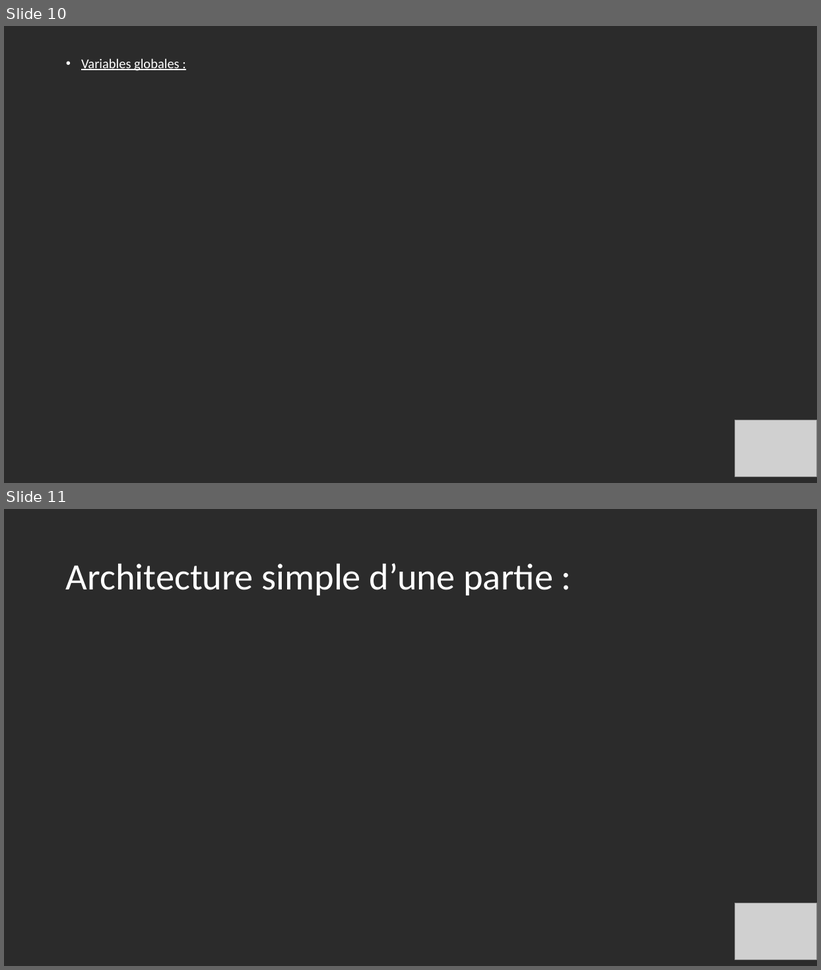
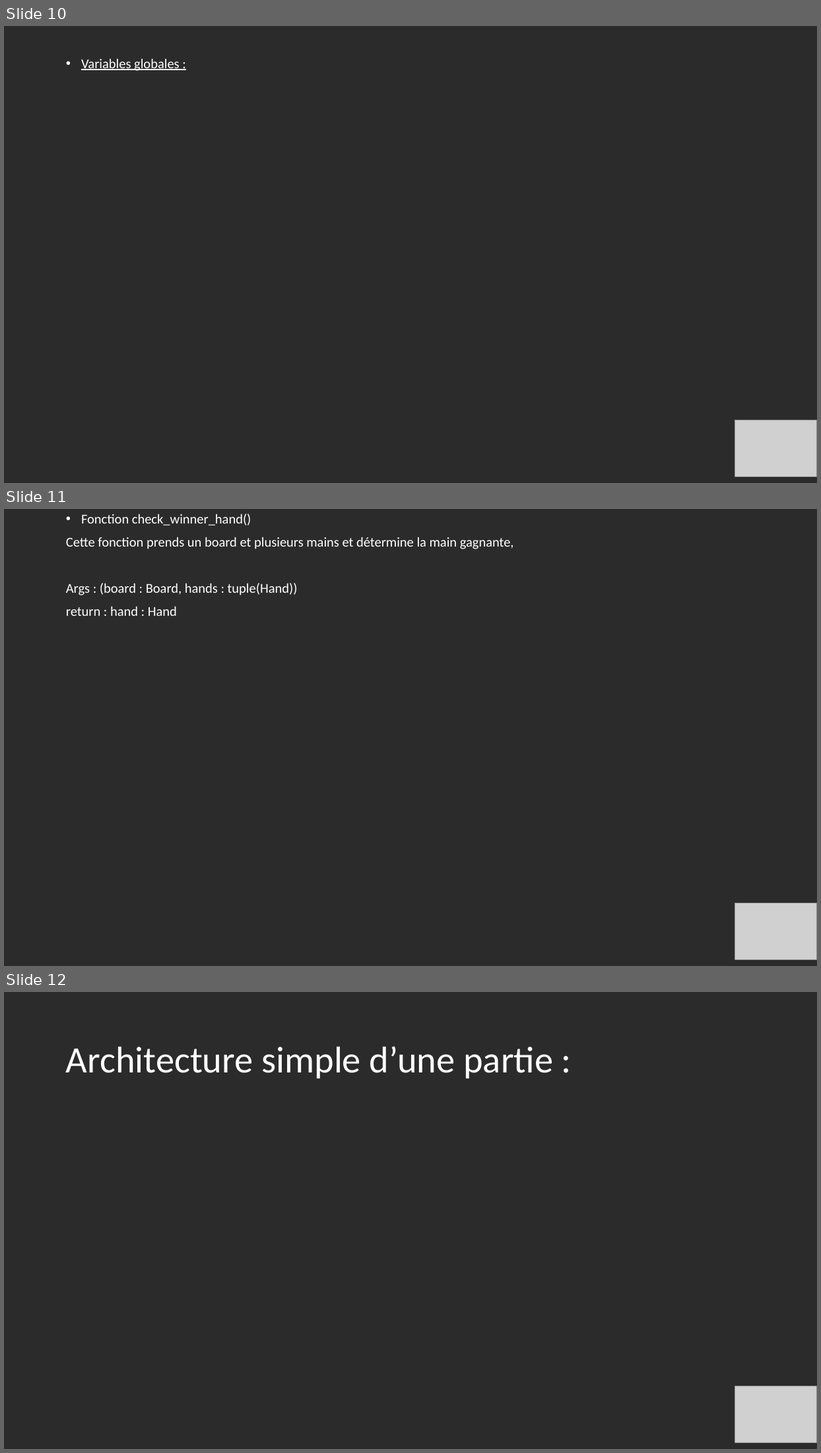
Before and after one commit to TooFuW/ProjetPoker, a slide deck: caractéristiques_techniques.pptx. Shown one above the other, each under a label of ours: slides 10 and 11 before the commit, slides 10, 11 and 12 after it. The pictures are 821x970 and 821x1453 pixels, drawn with LibreOffice and Linux fonts; fonts in the diff are those of the drawing; grey boxes stand for pictures; background and template pictures are left out; a plain dark background stands for a picture behind light text. Boxes give left, top, right and bottom in pixels: in the first picture for what was removed or moved away, otherwise in the second. Text is boxed around its words. In the diff, an @@ line names an element or a change of style, - is before the commit and + after.

```diff
--- a/caractéristiques_techniques.pptx
+++ b/caractéristiques_techniques.pptx
@@ slide 11 added at (x1=4, y1=509, x2=817, y2=966), background picture (left out) @@
@@ text added at (x1=66, y1=514, x2=514, y2=616), 16 pt, text #FFFFFF @@
+• Fonction check_winner_hand()
+Cette fonction prends un board et plusieurs mains et détermine la main gagnante,
+Args : (board : Board, hands : tuple(Hand))
+return : hand : Hand
@@ picture added at (x1=735, y1=904, x2=817, y2=960) @@
@@ what was slide 11 is now slide 12 @@
```
Also in this commit, not shown: 1 slide changed.
